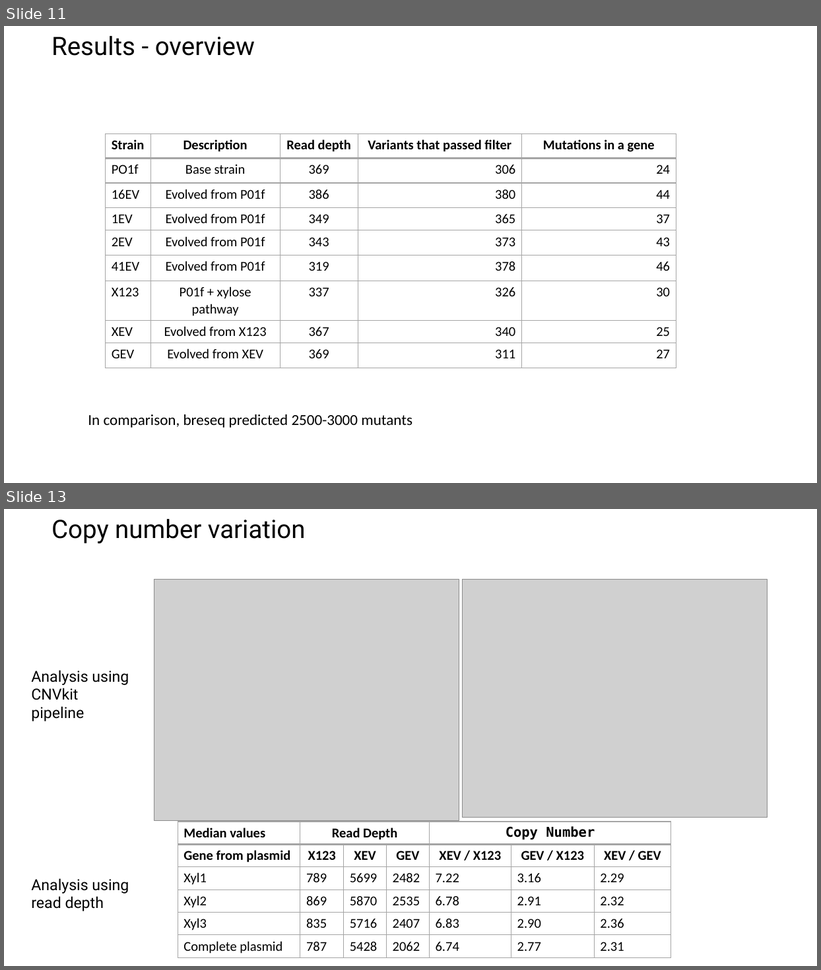
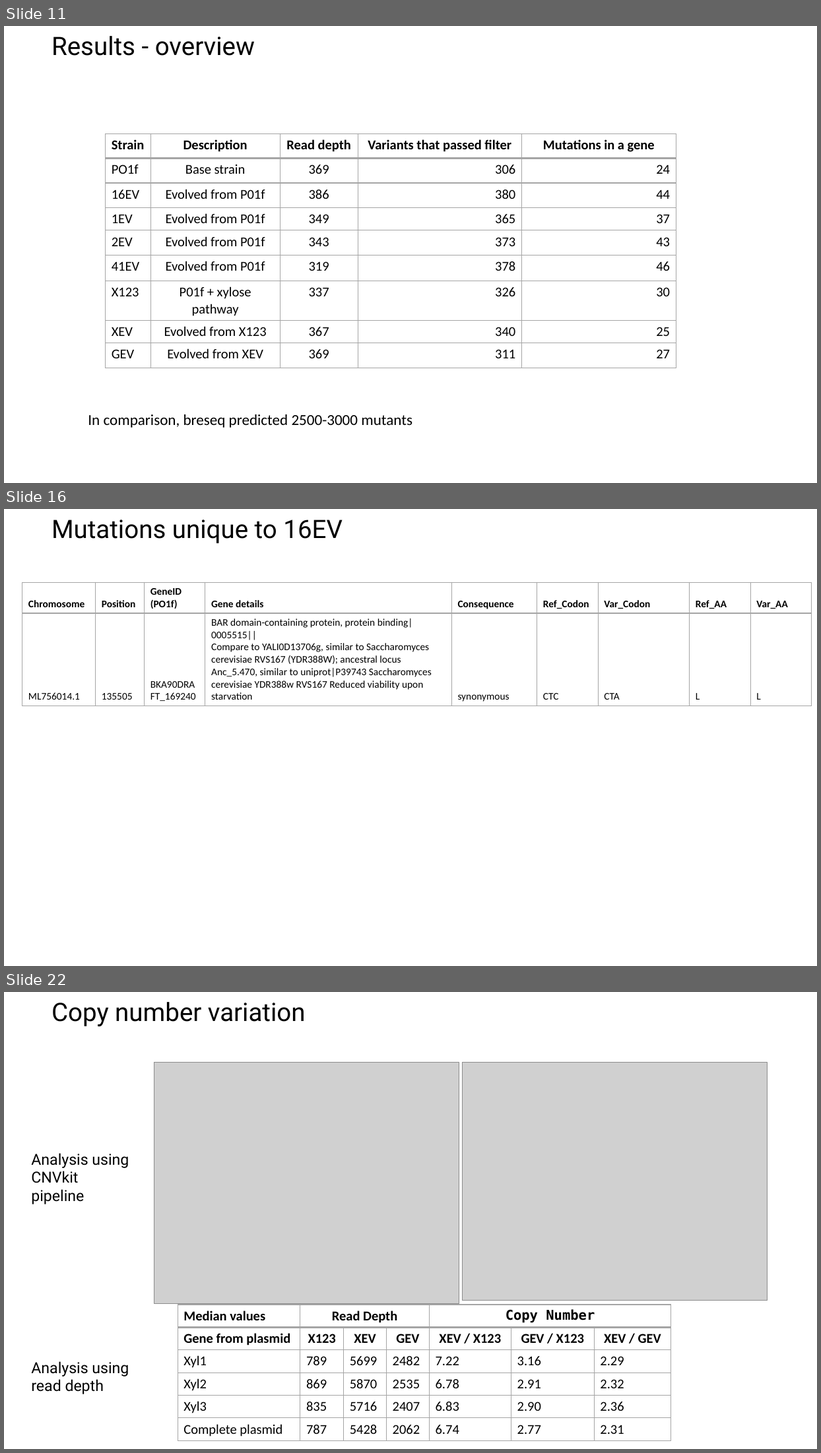
Before and after one commit to raogroupuiuc/yl_variantcalling, a slide deck: 20210511 Update - DNAseq YL.pptx. Shown one above the other, each under a label of ours: slides 11 and 13 before the commit, slides 11, 16 and 22 after it; the slides between them are not shown. The pictures are 821x970 and 821x1453 pixels, drawn with LibreOffice and Linux fonts; fonts in the diff are those of the drawing; grey boxes stand for pictures; background and template pictures are left out. Boxes give left, top, right and bottom in pixels: in the first picture for what was removed or moved away, otherwise in the second. Text is boxed around its words. In the diff, an @@ line names an element or a change of style, - is before the commit and + after.

Commit message:
added mutation location in CDS and updated ppt

```diff
--- a/20210511 Update - DNAseq YL.pptx
+++ b/20210511 Update - DNAseq YL.pptx
@@ slide 16 added at (x1=4, y1=509, x2=817, y2=966), background picture (left out) @@
@@ title added at (x1=52, y1=520, x2=343, y2=543), 30 pt, text #000000 @@
+Mutations unique to 16EV
@@ table added at (x1=22, y1=582, x2=812, y2=704), 2 rows, 9 columns @@
+Chromosome | Position | GeneID (PO1f) | Gene details | Consequence | Ref_Codon | Var_Codon | Ref_AA | Var_AA
+ML756014.1 | 135505 | BKA90DRAFT_169240 | BAR domain-containing protein, protein binding|0005515|| / Compare to YALI0D13706g, similar to Saccharomyces cerevisiae RVS167 (YDR388W); ancestral locus Anc_5.470, similar to uniprot|P39743 Saccharomyces cerevisiae YDR388w RVS167 Reduced viability upon starvation | synonymous | CTC | CTA | L | L
@@ what was slide 13 is now slide 22 @@
```
Also in this commit, not shown: 9 other slides added, 1 slide removed, 1 other file.
